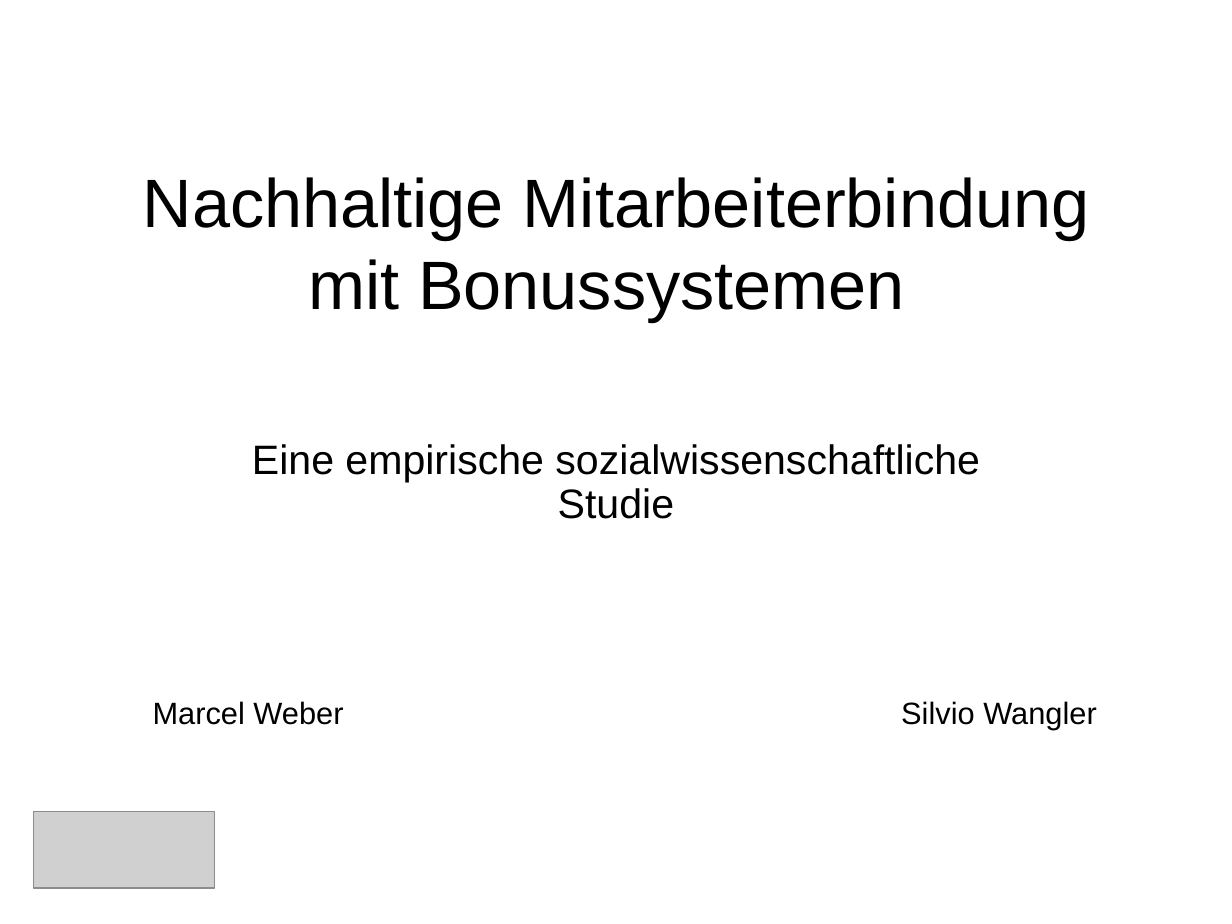
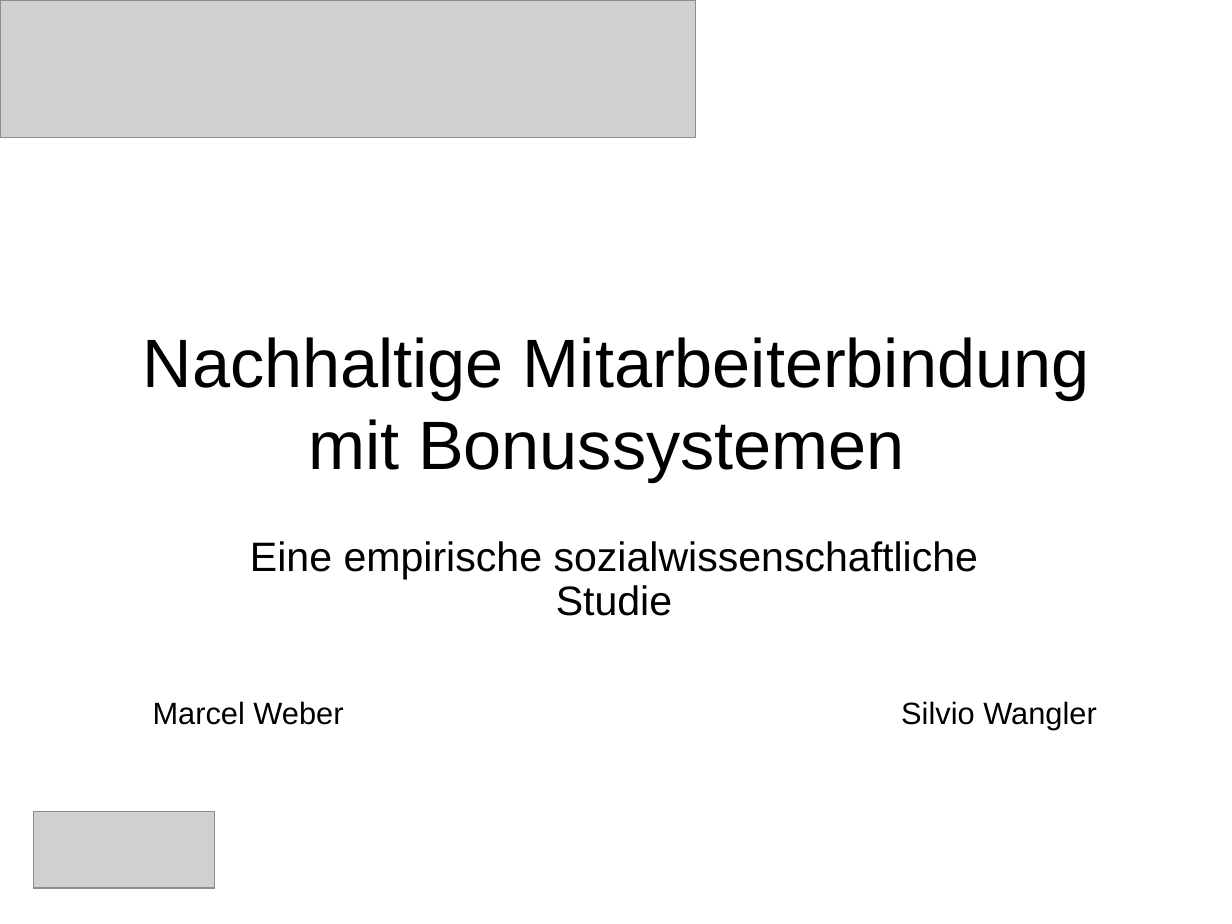
Before and after one commit to saw303/masterstudy, a slide deck: slide 1 of disposition/Präsentation.ppt. Drawn at 1232x924 pixels with LibreOffice and Linux fonts; fonts in the diff are those of the drawing; grey boxes stand for pictures. Boxes give left, top, right and bottom in pixels: in the first picture for what was removed or moved away, otherwise in the second. Text is boxed around its words. In the diff, an @@ line names an element or a change of style, - is before the commit and + after.

```diff
--- a/disposition/Präsentation.ppt
+++ b/disposition/Präsentation.ppt
@@ picture added at <box>0,0,696,137</box> @@
@@ title "Nachhaltige Mitarbeiterbindung mit Bonussystemen": place and size @@
-title "Nachhaltige Mitarbeiterbindung mit Bonussystemen" at <box>143,177,1089,321</box>
+title "Nachhaltige Mitarbeiterbindung mit Bonussystemen" at <box>143,337,1089,482</box>
@@ subtitle "Eine empirische sozialwissenschaftliche Studie": place and size @@
-subtitle "Eine empirische sozialwissenschaftliche Studie" at <box>252,444,980,519</box>
+subtitle "Eine empirische sozialwissenschaftliche Studie" at <box>250,541,979,616</box>
```
Also in this commit, not shown: 12 other slides changed, 1 slide added, 1 slide removed.
